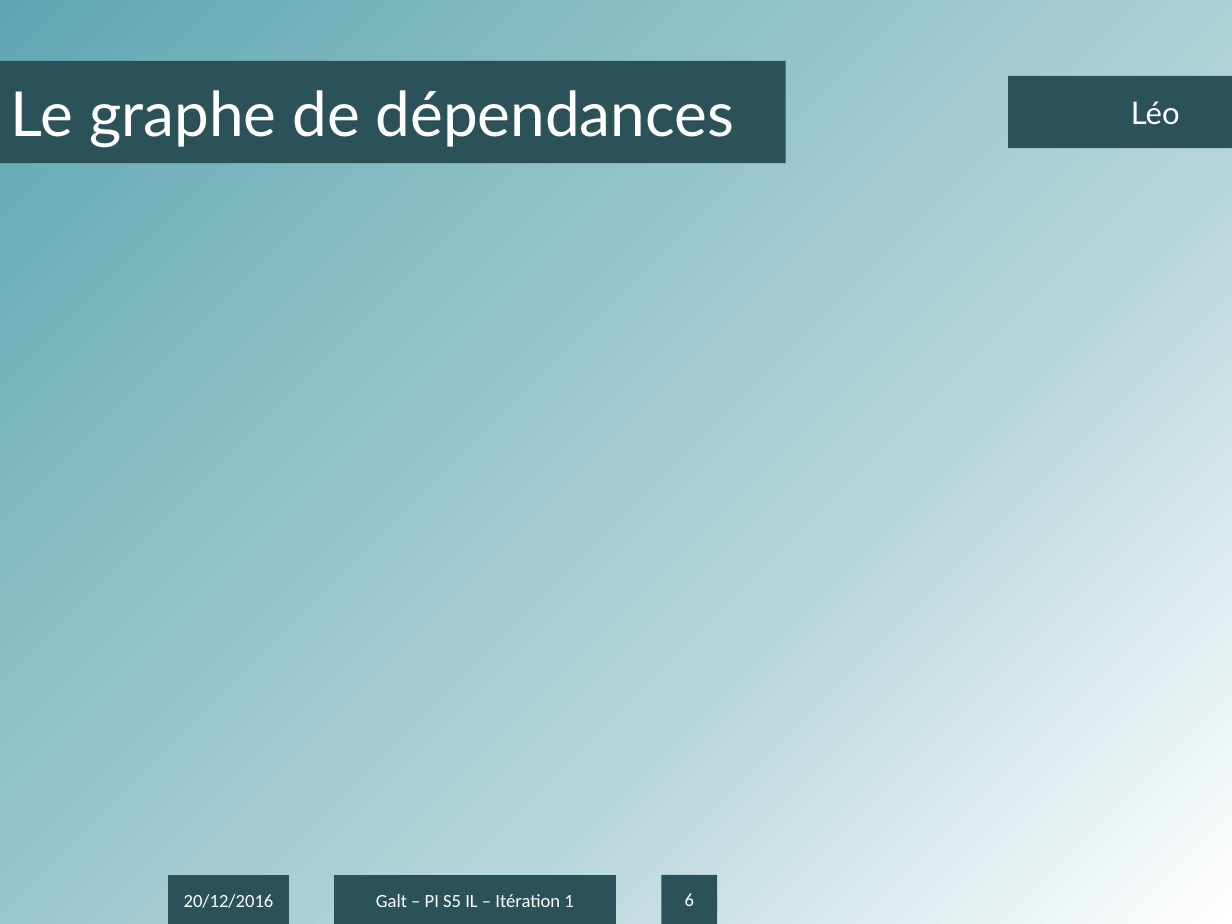
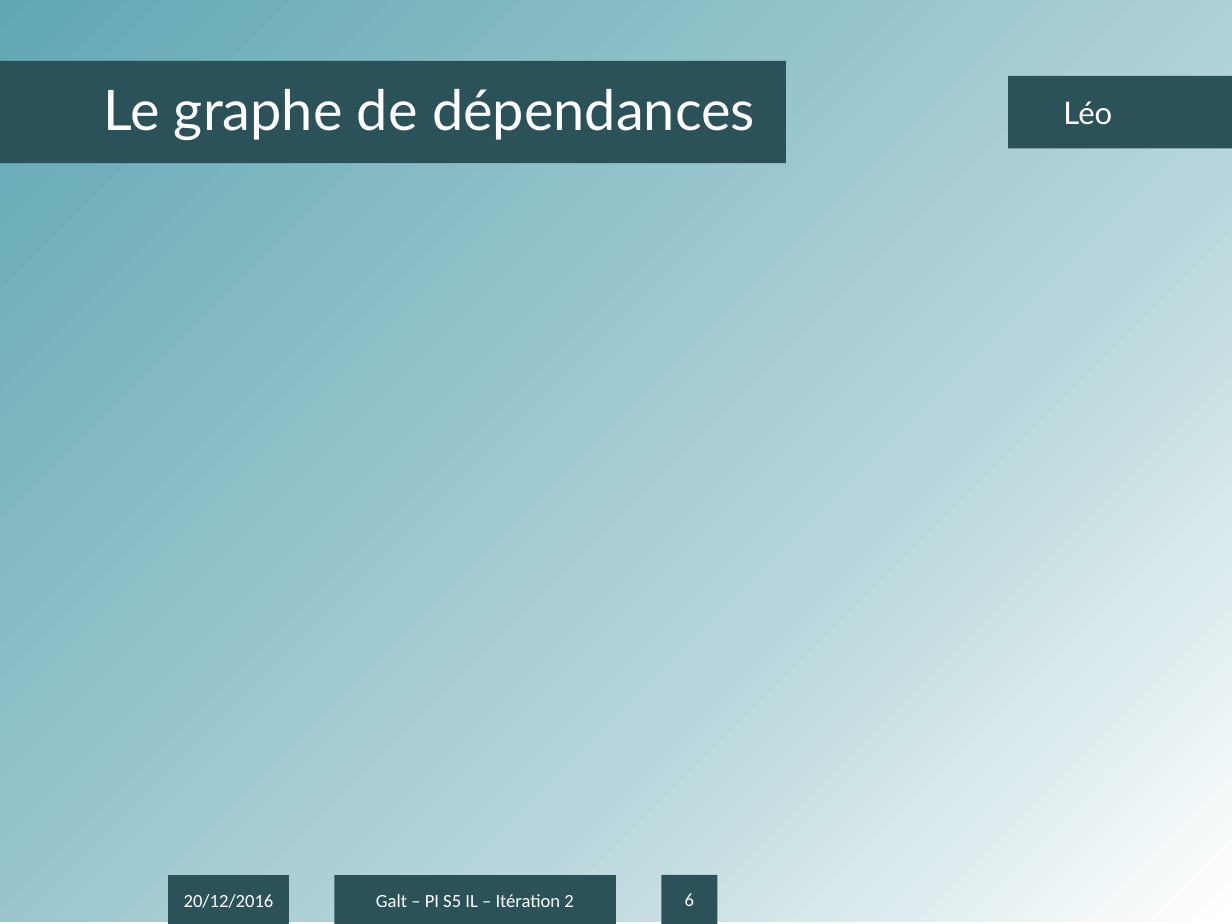
Before and after one commit to antonin-charrier/Project-Galt, a slide deck: slide 6 of Itérations/Présentation IT2.pptx. Drawn at 1232x924 pixels with LibreOffice and Linux fonts; fonts in the diff are those of the drawing; background and template pictures are left out. Boxes give left, top, right and bottom in pixels: in the first picture for what was removed or moved away, otherwise in the second. Text is boxed around its words. In the diff, an @@ line names an element or a change of style, - is before the commit and + after.

```diff
--- a/Itérations/Présentation IT2.pptx
+++ b/Itérations/Présentation IT2.pptx
@@ title "Le graphe de dépendances" at (x1=0, y1=61, x2=786, y2=163): size 40 to 36 pt; line spacing 1 to 0.9; rectangle to title @@
@@ text "Léo" at (x1=1008, y1=76, x2=1232, y2=149): more space between paragraphs; rectangle to text @@
@@ text in rectangle at (x1=376, y1=894, x2=573, y2=907): text changed @@
-Galt – PI S5 IL – Itération 1
+Galt – PI S5 IL – Itération 2
```
Also in this commit, not shown: 7 other slides changed.
